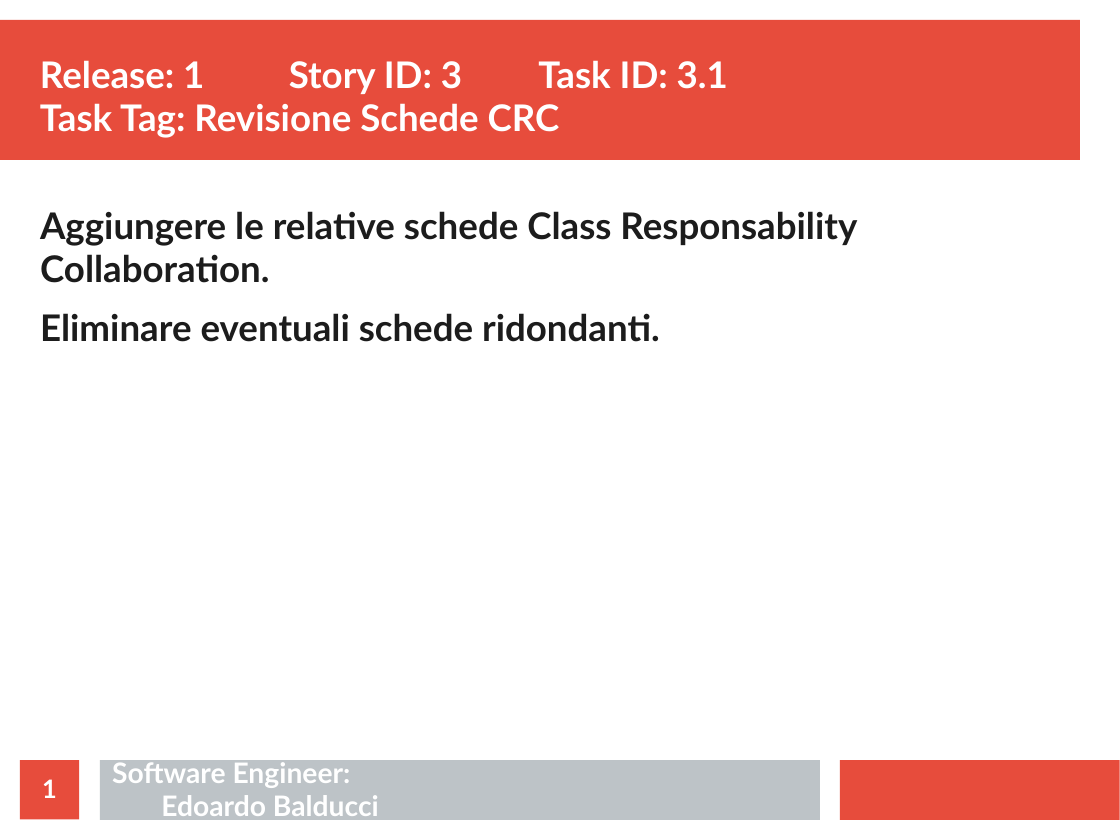
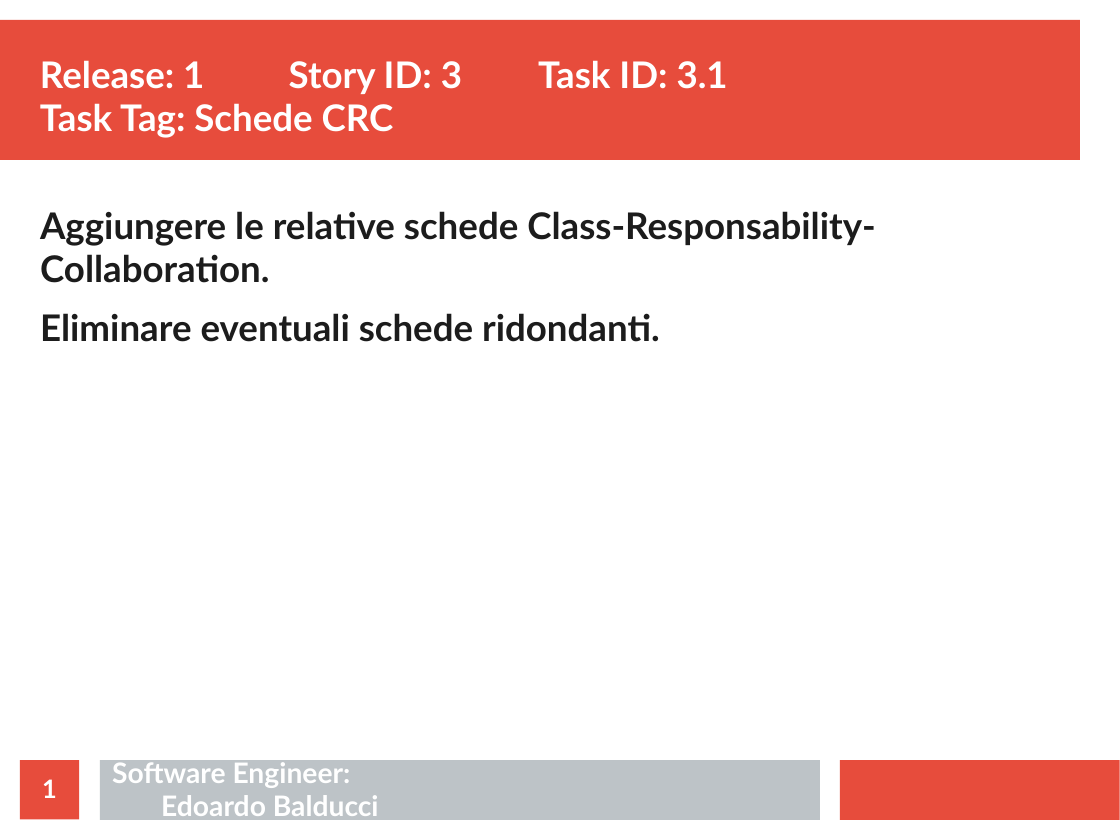
Before and after one commit to ecorradini/ProgettoIDS, a slide deck: slide 1 of AnalisiRequisiti/Task/UT3/TaskGestioneMappeServer.ppt. Drawn at 1120x840 pixels with LibreOffice and Linux fonts; fonts in the diff are those of the drawing. Boxes give left, top, right and bottom in pixels: in the first picture for what was removed or moved away, otherwise in the second. Text is boxed around its words. In the diff, an @@ line names an element or a change of style, - is before the commit and + after.

```diff
--- a/AnalisiRequisiti/Task/UT3/TaskGestioneMappeServer.ppt
+++ b/AnalisiRequisiti/Task/UT3/TaskGestioneMappeServer.ppt
@@ text at [40, 60, 728, 132]: text changed @@
-Release: 1 Story ID: 3 Task ID: 3.1
-Task Tag: Revisione Schede CRC
+Release: 1 Story ID: 3 Task ID: 3.1
+Task Tag: Schede CRC
@@ text at [40, 211, 876, 283]: text changed @@
-Aggiungere le relative schede Class Responsability Collaboration.
+Aggiungere le relative schede Class-Responsability-Collaboration.
```
Also in this commit, not shown: 3 other slides changed, 5 other files.
